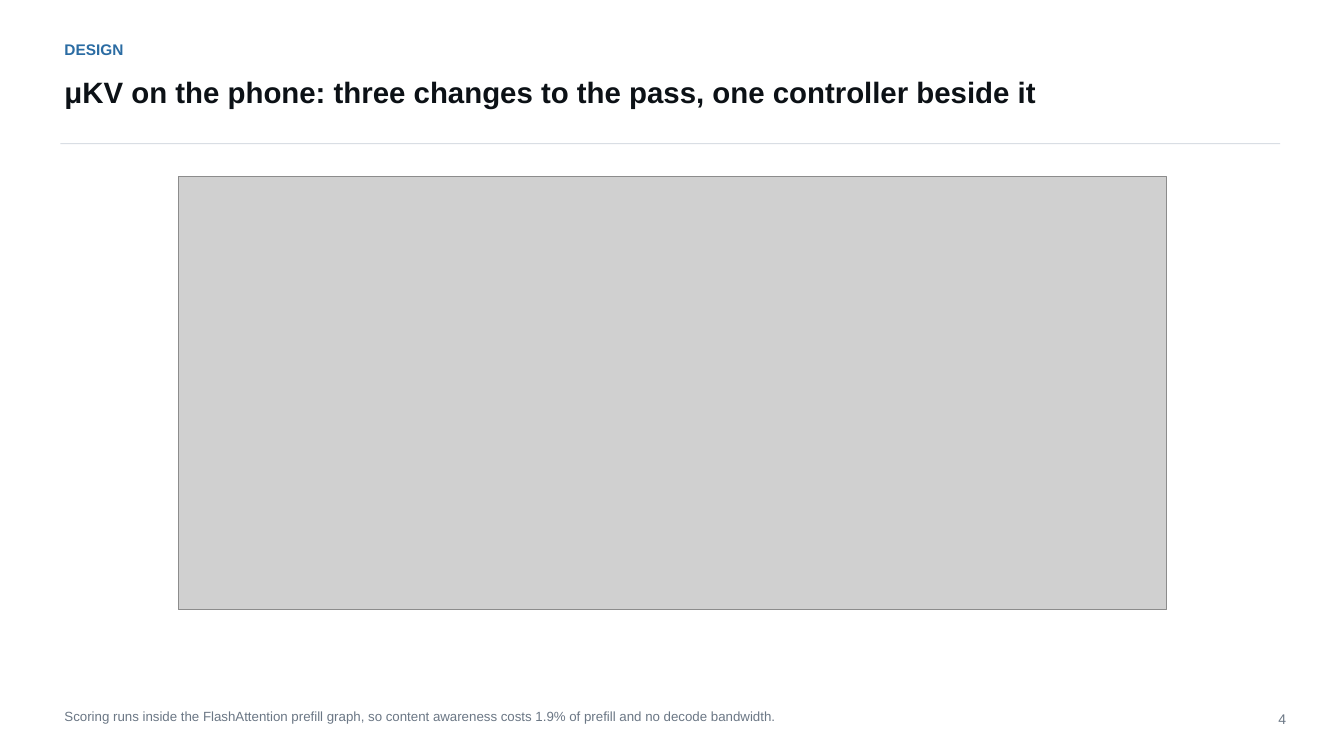
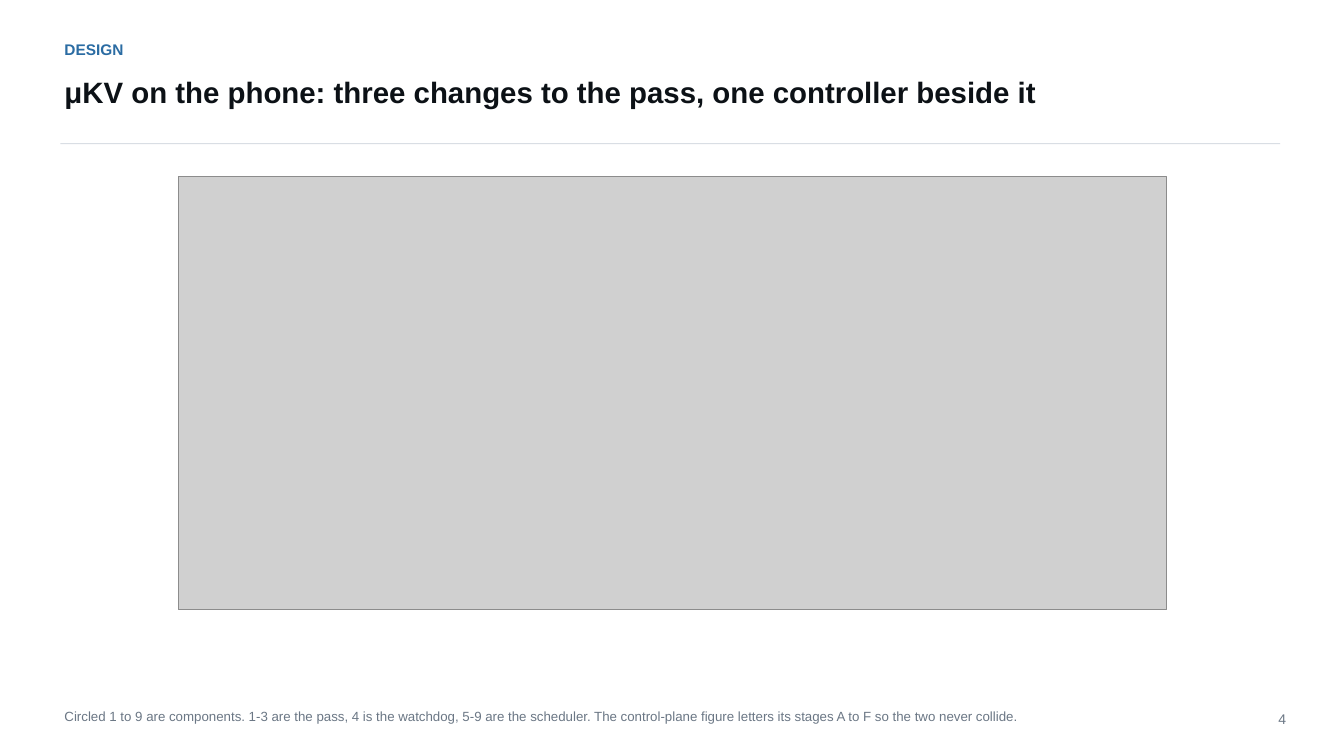
Before and after one commit to Romyull-Islam/EndurKV, a slide deck: slide 4 of muKV_full_deck.pptx. Drawn at 1344x756 pixels with LibreOffice and Linux fonts; fonts in the diff are those of the drawing; grey boxes stand for pictures. Boxes give left, top, right and bottom in pixels: in the first picture for what was removed or moved away, otherwise in the second. Text is boxed around its words. In the diff, an @@ line names an element or a change of style, - is before the commit and + after.

```diff
--- a/muKV_full_deck.pptx
+++ b/muKV_full_deck.pptx
@@ text at [64,711,1017,724]: text changed @@
-Scoring runs inside the FlashAttention prefill graph, so content awareness costs 1.9% of prefill and no decode bandwidth.
+Circled 1 to 9 are components. 1-3 are the pass, 4 is the watchdog, 5-9 are the scheduler. The control-plane figure letters its stages A to F so the two never collide.
```
Also in this commit, not shown: 3 other slides changed, 7 other files.
